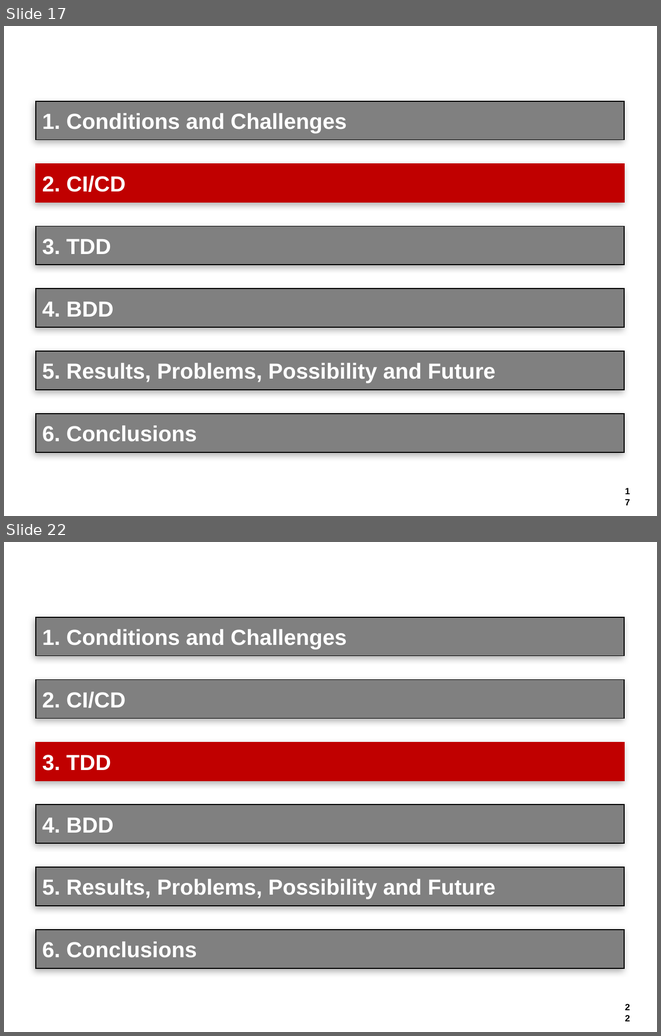
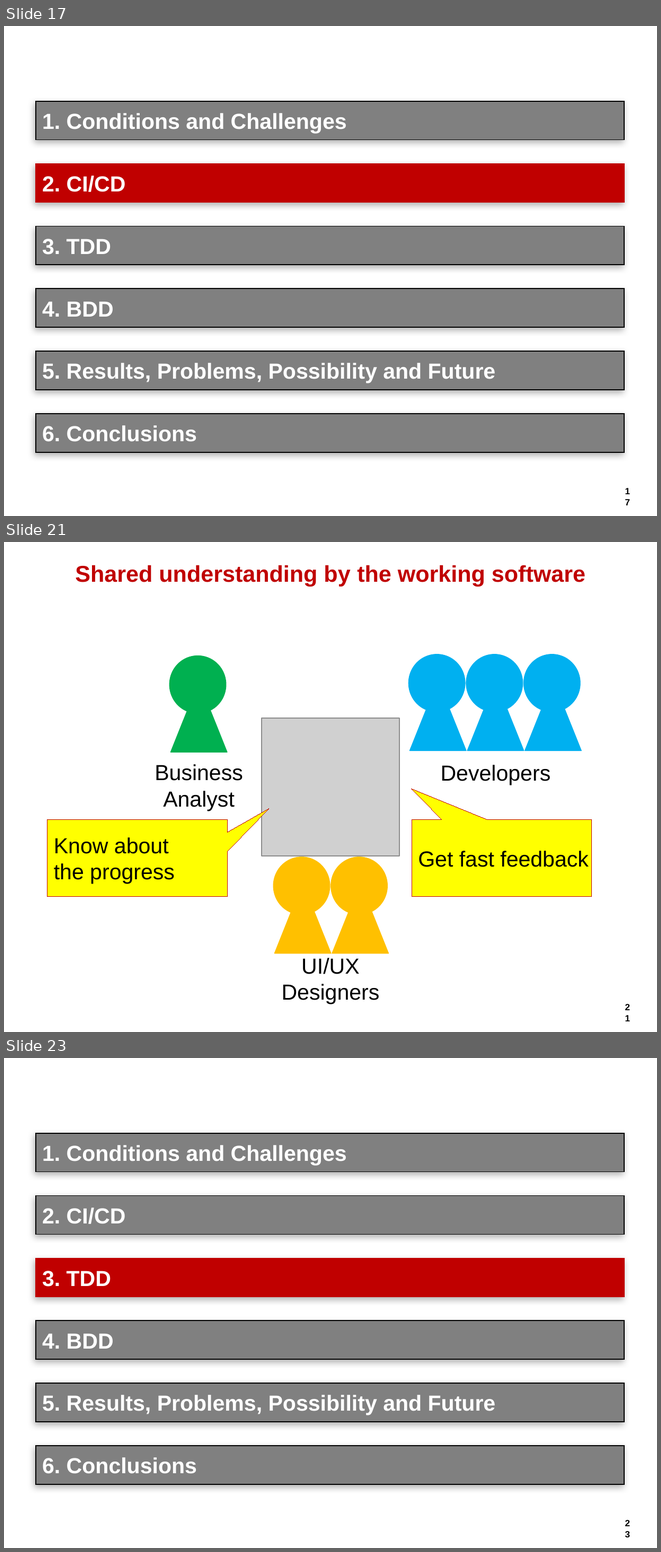
Before and after one commit to hageyahhoo/agile2014, a slide deck: presentations/TechnologyDrivenDevelopment.pptx. Shown one above the other, each under a label of ours: slides 17 and 22 before the commit, slides 17, 21 and 23 after it; the slides between them are not shown. The pictures are 661x1036 and 661x1552 pixels, drawn with LibreOffice and Linux fonts; fonts in the diff are those of the drawing; grey boxes stand for pictures; background and template pictures are left out. Boxes give left, top, right and bottom in pixels: in the first picture for what was removed or moved away, otherwise in the second. Text is boxed around its words. In the diff, an @@ line names an element or a change of style, - is before the commit and + after.

```diff
--- a/presentations/TechnologyDrivenDevelopment.pptx
+++ b/presentations/TechnologyDrivenDevelopment.pptx
@@ slide 21 added at [4, 542, 657, 1032], background #FFFFFF; not listed: 1 template element that a slide beside it also shows @@
@@ title added at [75, 565, 585, 586], 25.2 pt, text #C00000, bold @@
+Shared understanding by the working software
@@ ellipse added at [169, 655, 226, 713], fill #00B050, outline #00B050 0.75 pt @@
@@ group added at [409, 654, 581, 785]: 3 triangles, 3 ellipses, 1 text @@
+Developers
@@ triangle added at [170, 682, 227, 752], fill #00B050, outline #00B050 0.75 pt @@
@@ picture added at [261, 717, 399, 855] @@
@@ text added at [155, 764, 243, 811], 24 pt, text #000000 @@
+Business
+Analyst
@@ speech box added at [47, 820, 227, 897], fill #FFFF00, outline #C00000 0.75 pt, 24 pt, text #000000 @@
+Know about
+the progress
@@ speech box added at [412, 820, 592, 897], fill #FFFF00, outline #C00000 0.75 pt, 24 pt, text #000000 @@
+Get fast feedback
@@ group added at [274, 857, 388, 1004]: 2 triangles, 2 ellipses, 1 text @@
+UI/UX
+Designers
@@ what was slide 22 is now slide 23 @@
```
Also in this commit, not shown: 13 slides changed.
